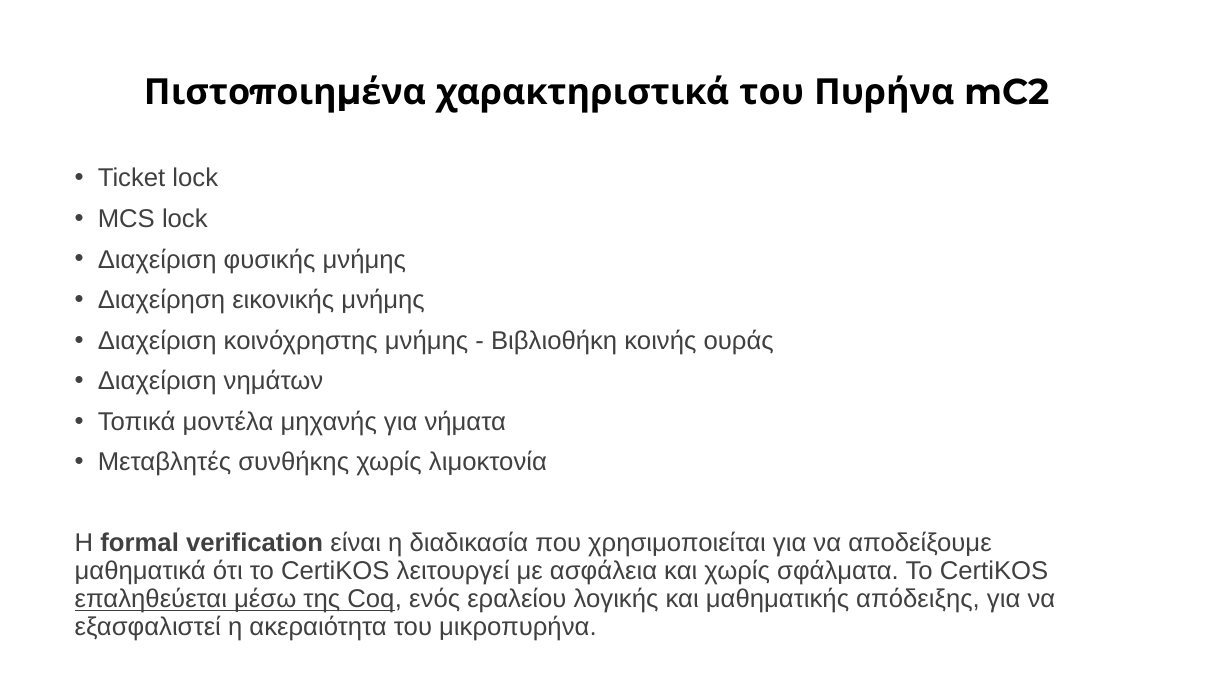
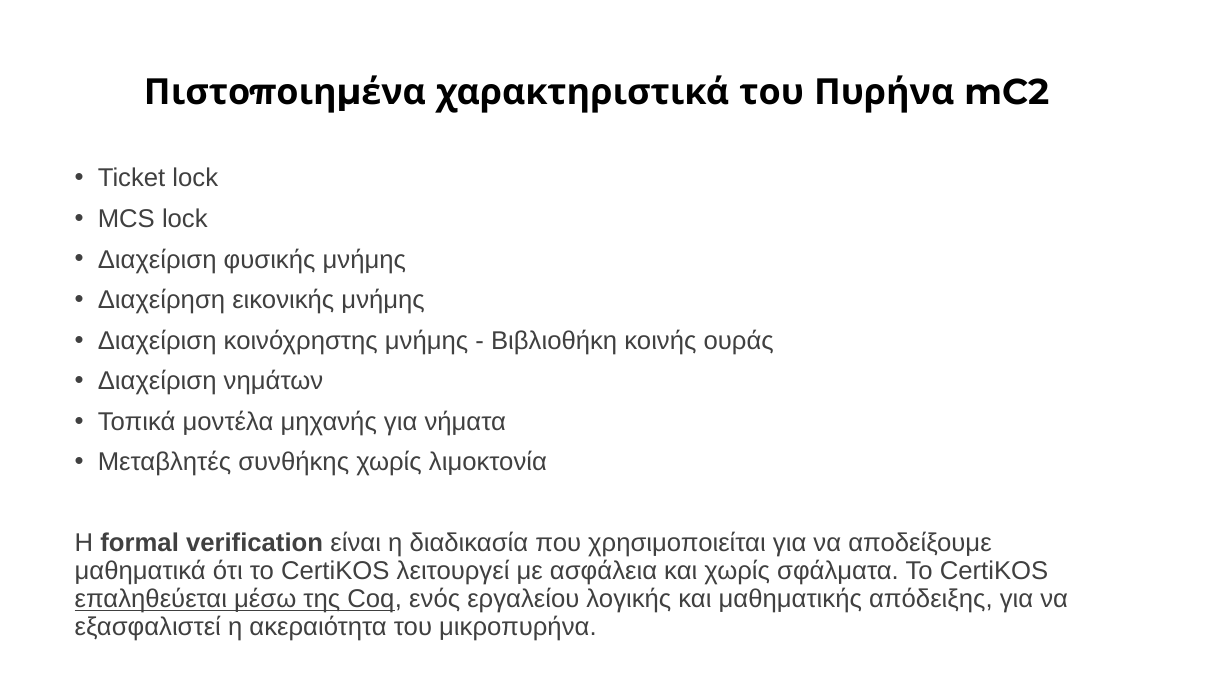
Before and after one commit to georgiabasa/project_security, a slide deck: slide 7 of programming_CertiKOS.pptx. Drawn at 1232x693 pixels with LibreOffice and Linux fonts; fonts in the diff are those of the drawing. Boxes give left, top, right and bottom in pixels: in the first picture for what was removed or moved away, otherwise in the second. Text is boxed around its words. In the diff, an @@ line names an element or a change of style, - is before the commit and + after.

```diff
--- a/programming_CertiKOS.pptx
+++ b/programming_CertiKOS.pptx
@@ text at bbox=[75, 531, 1068, 613]: text changed @@
-Η formal verification είναι η διαδικασία που χρησιμοποιείται για να αποδείξουμε μαθηματικά ότι το CertiKOS λειτουργεί με ασφάλεια και χωρίς σφάλματα. Το CertiKOS επαληθεύεται μέσω της Coq, ενός εραλείου λογικής και μαθηματικής απόδειξης, για να εξασφαλιστεί η ακεραιότητα του μικροπυρήνα.
+Η formal verification είναι η διαδικασία που χρησιμοποιείται για να αποδείξουμε μαθηματικά ότι το CertiKOS λειτουργεί με ασφάλεια και χωρίς σφάλματα. Το CertiKOS επαληθεύεται μέσω της Coq, ενός εργαλείου λογικής και μαθηματικής απόδειξης, για να εξασφαλιστεί η ακεραιότητα του μικροπυρήνα.
```
Also in this commit, not shown: 4 other slides changed.
